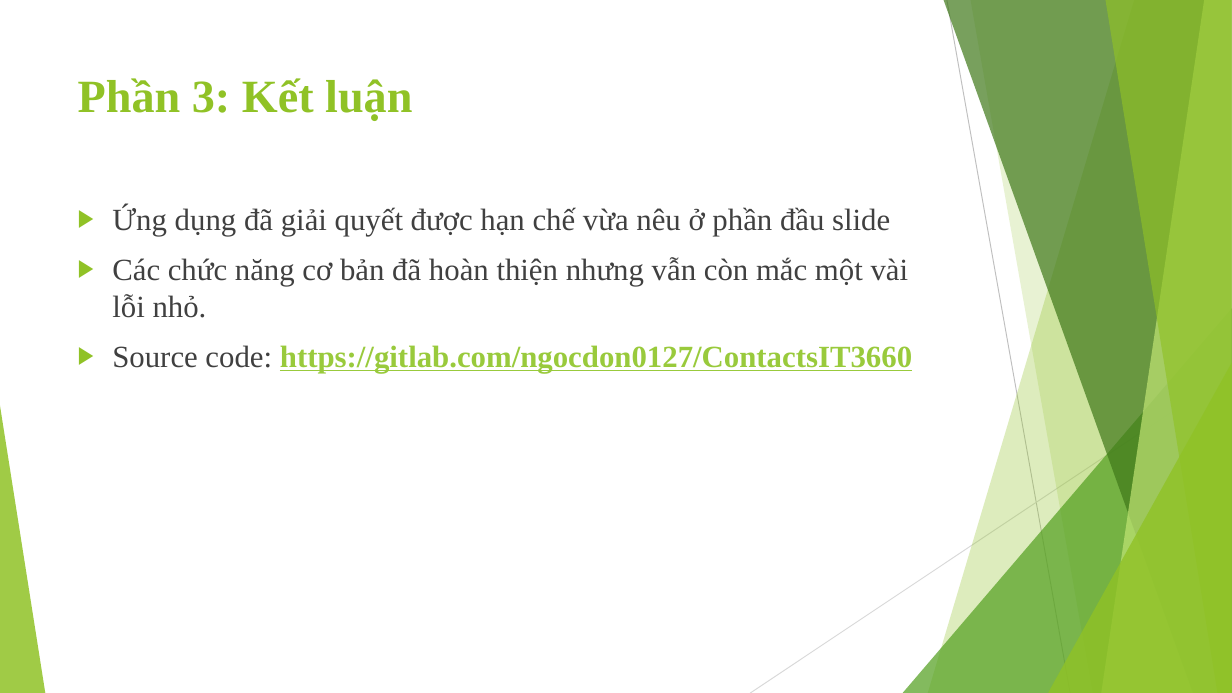
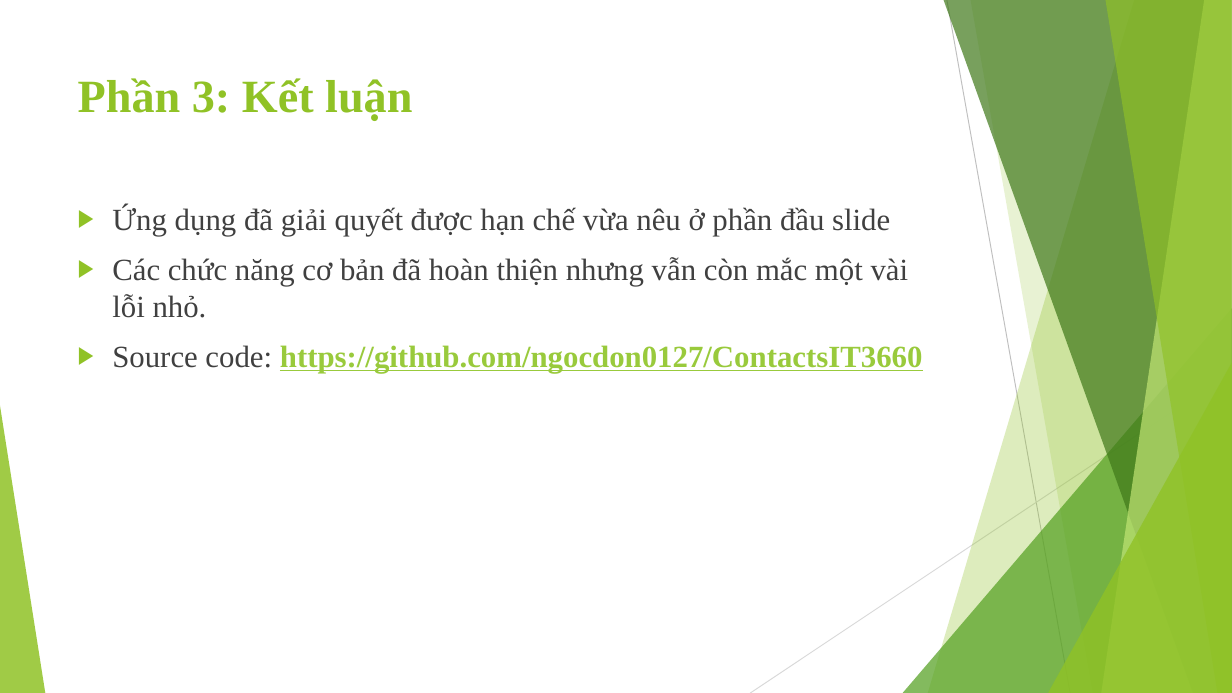
Before and after one commit to ngocdon0127/ContactsIT3660, a slide deck: slide 15 of Slide IT3660.pptx. Drawn at 1232x693 pixels with LibreOffice and Linux fonts; fonts in the diff are those of the drawing. Boxes give left, top, right and bottom in pixels: in the first picture for what was removed or moved away, otherwise in the second. Text is boxed around its words. In the diff, an @@ line names an element or a change of style, - is before the commit and + after.

```diff
--- a/Slide IT3660.pptx
+++ b/Slide IT3660.pptx
@@ text at box(112, 345, 923, 373): text changed @@
-▶ Source code: https://gitlab.com/ngocdon0127/ContactsIT3660
+▶ Source code: https://github.com/ngocdon0127/ContactsIT3660
```
Also in this commit, not shown: 11 other files.
